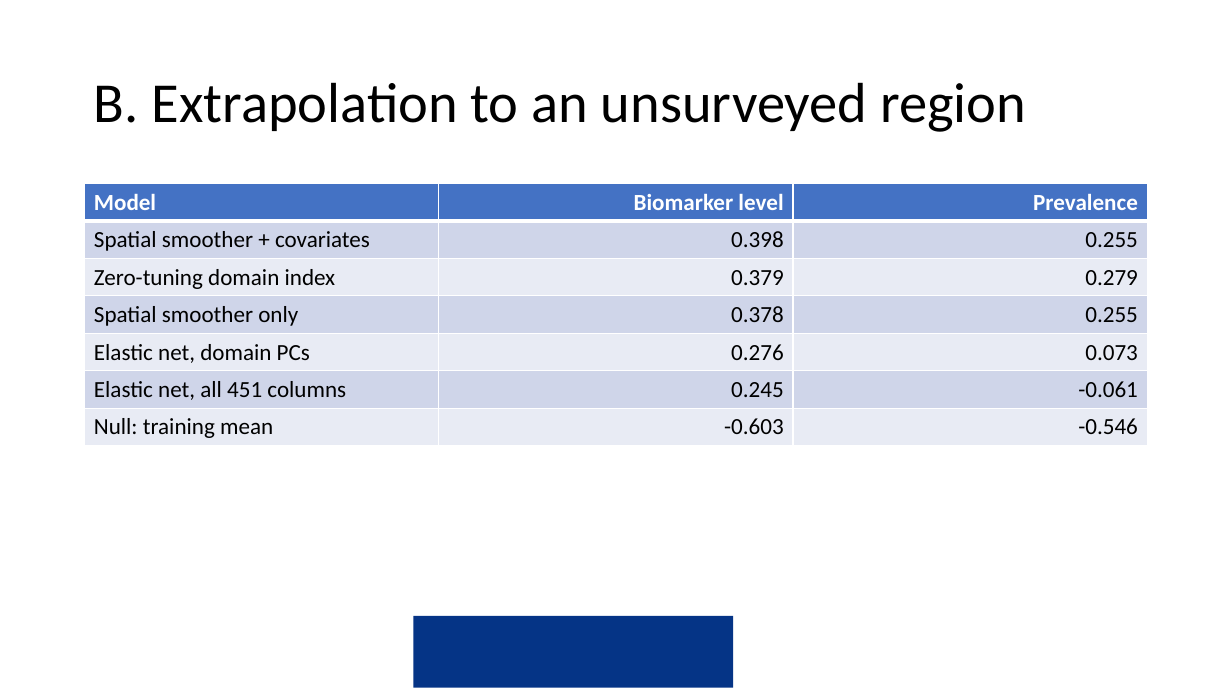
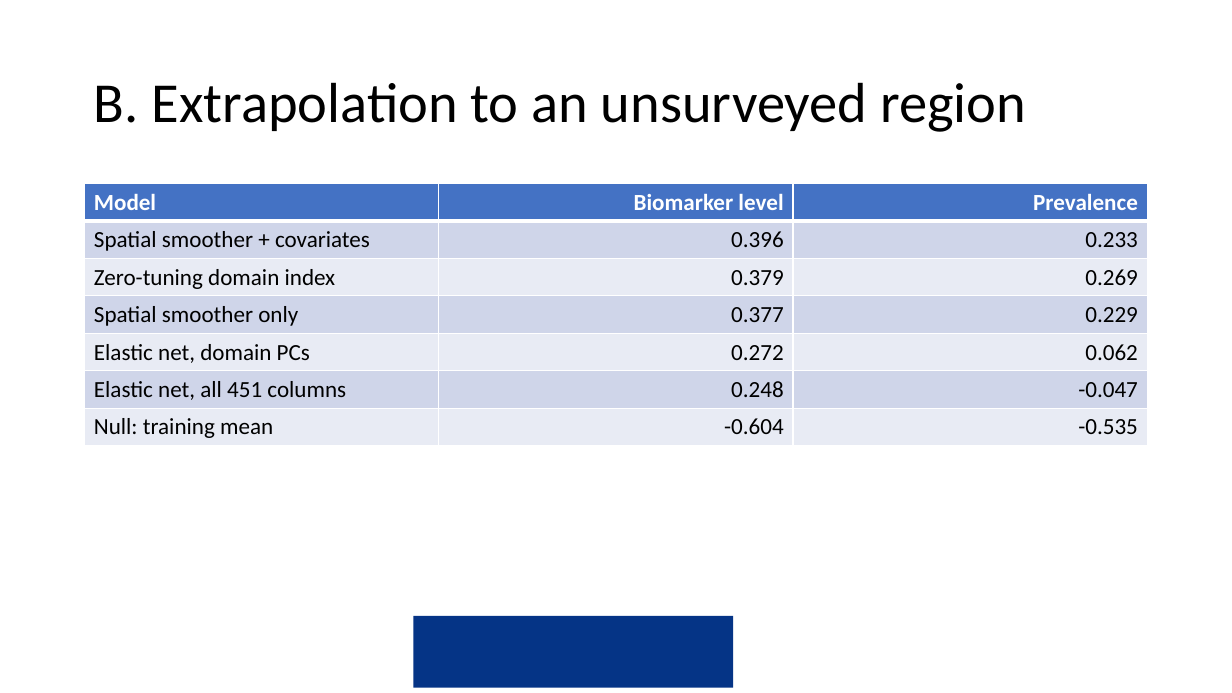
Before and after one commit to amertens/mn-prediction, a slide deck: slide 14 of docs/slides/MN-proxy-Ghana-presentation-2026-09.pptx. Drawn at 1232x693 pixels with LibreOffice and Linux fonts; fonts in the diff are those of the drawing; background and template pictures are left out. Boxes give left, top, right and bottom in pixels: in the first picture for what was removed or moved away, otherwise in the second. Text is boxed around its words. In the diff, an @@ line names an element or a change of style, - is before the commit and + after.

```diff
--- a/docs/slides/MN-proxy-Ghana-presentation-2026-09.pptx
+++ b/docs/slides/MN-proxy-Ghana-presentation-2026-09.pptx
@@ table at bbox=[85, 184, 1147, 623] @@
-row 2, column 2: 0.398
+row 2, column 2: 0.396
-row 2, column 3: 0.255
+row 2, column 3: 0.233
-row 3, column 3: 0.279
+row 3, column 3: 0.269
-row 4, column 2: 0.378
+row 4, column 2: 0.377
-row 4, column 3: 0.255
+row 4, column 3: 0.229
-row 5, column 2: 0.276
+row 5, column 2: 0.272
-row 5, column 3: 0.073
+row 5, column 3: 0.062
-row 6, column 2: 0.245
+row 6, column 2: 0.248
-row 6, column 3: -0.061
+row 6, column 3: -0.047
-row 7, column 2: -0.603
+row 7, column 2: -0.604
-row 7, column 3: -0.546
+row 7, column 3: -0.535
```
Also in this commit, not shown: 9 other slides changed, 57 other files.
